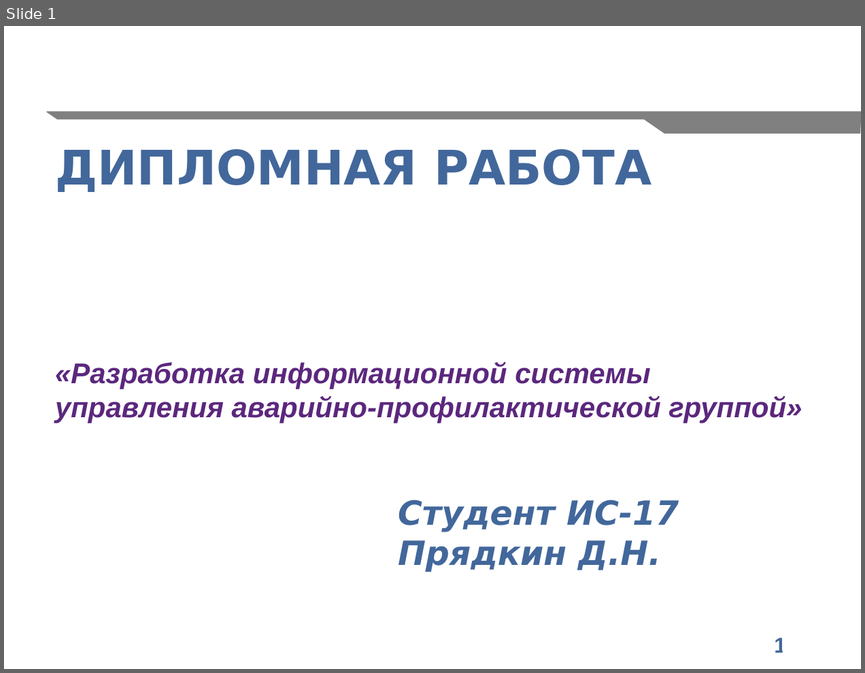
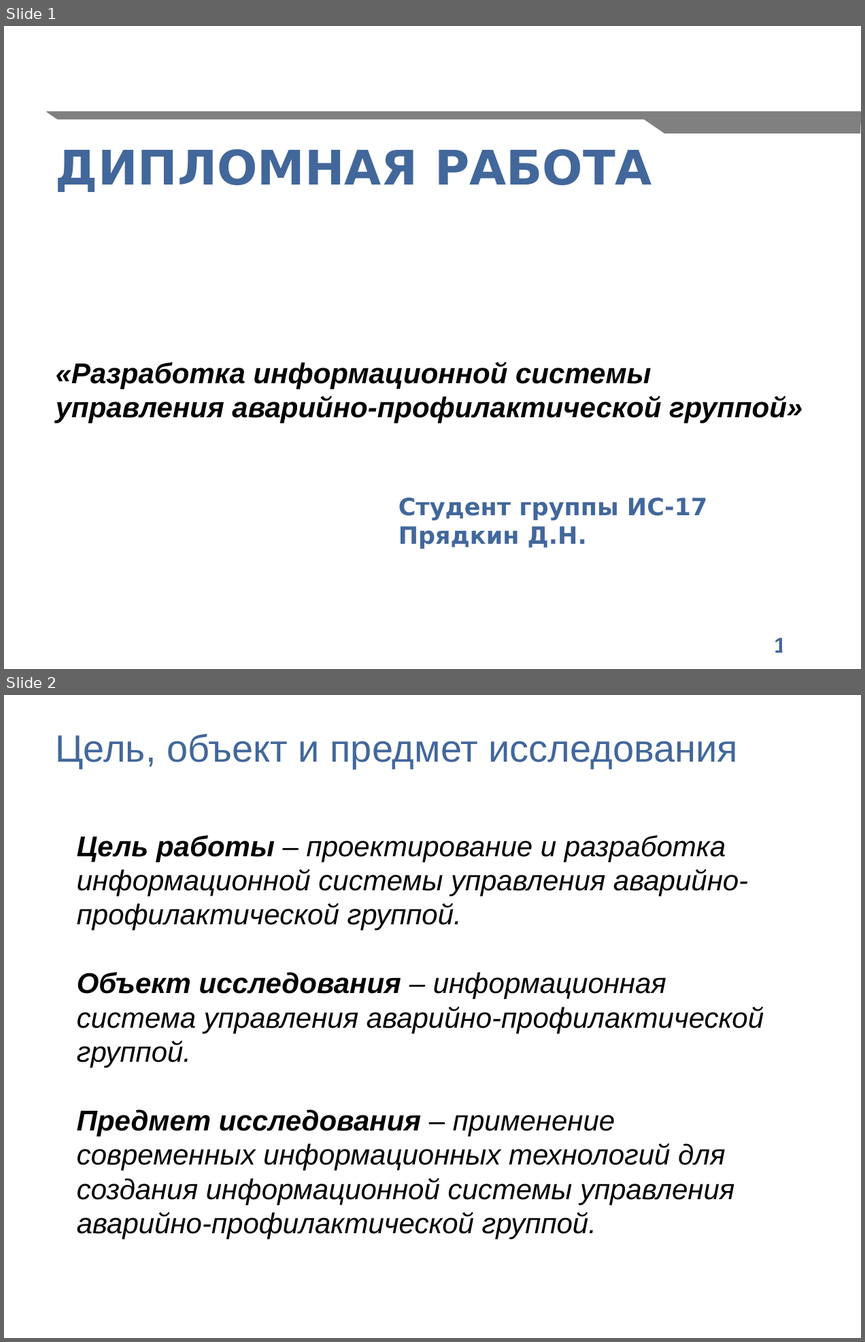
Before and after one commit to Dzmitry2020/workbook, a slide deck: docs/myPresentation.odp. Shown one above the other, each under a label of ours: slide 1 before the commit, slides 1 and 2 after it. The pictures are 865x673 and 865x1342 pixels, drawn with LibreOffice and Linux fonts; fonts in the diff are those of the drawing; background and template pictures are left out. Boxes give left, top, right and bottom in pixels: in the first picture for what was removed or moved away, otherwise in the second. Text is boxed around its words. In the diff, an @@ line names an element or a change of style, - is before the commit and + after.

```diff
--- a/docs/myPresentation.odp
+++ b/docs/myPresentation.odp
@@ slide 2 added at <box>4,695,861,1338</box>, background #FFFFFF @@
@@ text added at <box>55,734,738,769</box>, 32 pt, text #42679B @@
+Цель, объект и предмет исследования
@@ text added at <box>77,835,764,1239</box>, 24 pt, text #000000, italic @@
+Цель работы – проектирование и разработка информационной системы управления аварийно-профилактической группой.
+Объект исследования – информационная система управления аварийно-профилактической группой.
+Предмет исследования – применение современных информационных технологий для создания информационной системы управления аварийно-профилактической группой.
@@ slide 1 changed as well @@
@@ free "ДИПЛОМНАЯ РАБОТА": place and size @@
-free "ДИПЛОМНАЯ РАБОТА" at <box>55,149,802,571</box>
+free "ДИПЛОМНАЯ РАБОТА" at <box>47,133,811,553</box>
@@ text in free at <box>56,361,802,549</box>: text colour #5B277D to #000000 in "«Разработка информационной системы", "управления аварийно-профилактической группой»"; size 28 to 20 pt, italic off in "Прядкин Д.Н." @@
@@ text in free at <box>398,497,707,520</box>: text changed; size 28 to 20 pt; italic off @@
-Студент ИС-17
+Студент группы ИС-17
```
Also in this commit, not shown: 7 other slides added, 1 slide removed, 5 other files.
